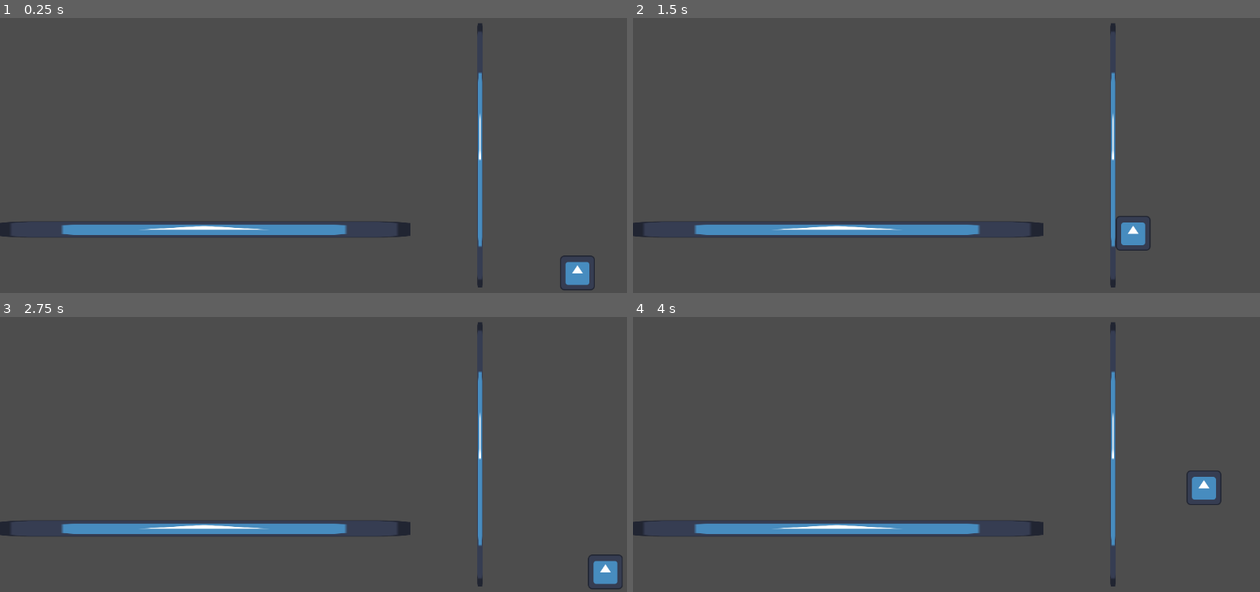
Above: before the commit, frames 1-4 (two rows, left to right).
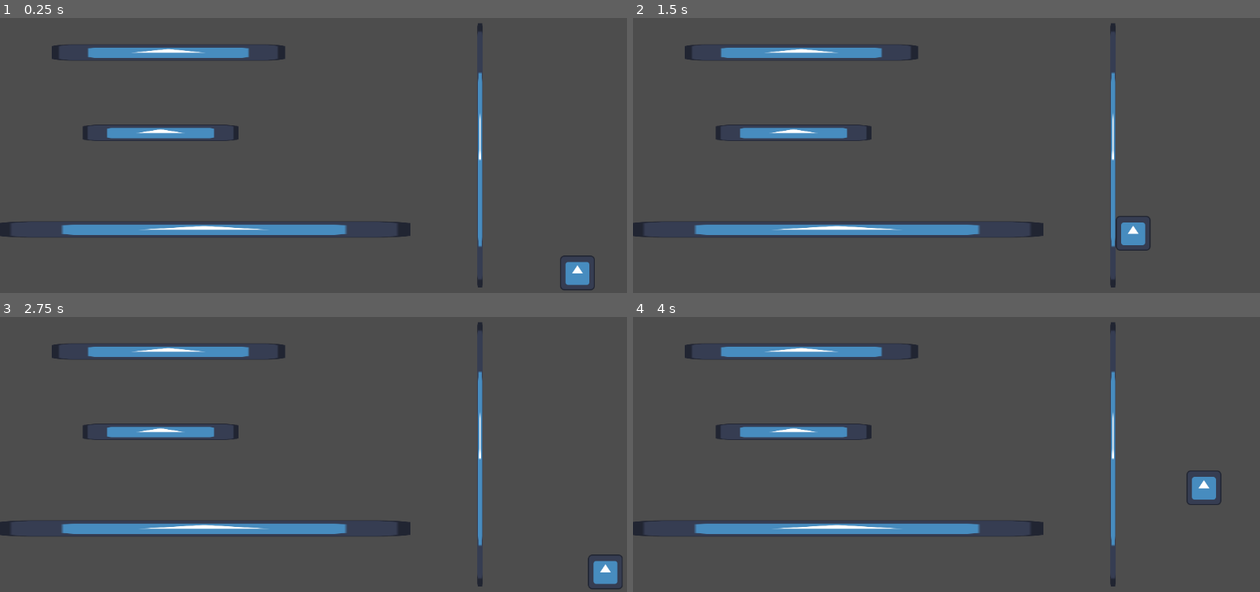
Above: after the commit, the same moments.

Repository: linkman8912/platformer
Game: Godot game, scene res://node_3d.tscn
Same seed, same stepped clock (60 frames per second), same inputs: the game is played once before the commit and once after it. The engine's default icon, where the game draws it, is replaced by a stand-in: a white triangle on a blue panel in a dark square.
Inputs:
- Up to frame 1 (0.25 s): no input
- Up to frame 2 (1.5 s): tap Enter (ui_accept) at 0.5 s; hold Right (Right) from 0.53 s (still down); tap Shift (Dash) at 0.6, 1.35 s; tap Space (Jump) at 0.77 s
- Up to frame 3 (2.75 s): tap Space (Jump) at 1.52 s; release Right (Right) at 2.03 s; hold Left (Left) from 2.03 s (still down); tap Shift (Dash) at 2.1 s
- Up to frame 4 (4 s): tap Enter (ui_accept) at 2.75 s; release Left (Left) at 2.78 s; hold Right (Right) from 2.78 s (still down); tap Shift (Dash) at 2.85, 3.6 s; tap Space (Jump) at 3.02, 3.77 s

The runs differ from the first frame. In frame 1, 2.2% of the frame differs, in the area x 8-46%, y 9-45%; in frame 2, 2.2%; in frame 3, 2.2%; in frame 4, 2.2%.

Commit message:
made walljumping better and made progress towards making dash actually work.

Diff:
--- a/CharacterBody2D.gd
+++ b/CharacterBody2D.gd
@@ -13,8 +13,16 @@
  # Get the gravity from the project settings to be synced with RigidBody nodes.
 var gravity = ProjectSettings.get_setting("physics/2d/default_gravity")
 var direction = Input.get_axis("ui_left", "ui_right")
-var walljumped = 0 # This is the direction of the walljump, between -1 and 1, -1 (and anything below -0.2) being that a wall towards the right was walljumped off of and that the character should move to the left, 1 (and anything above 0.2) being the opposite directon, and 0 (or anything within 0.2 of 0 for bug reasons) being not walljumping. It also acts as the timer for how long the walljump should last, going down by a certain amount each frame.
-var walljumpedLast = 0 # this variable is similar to walljumped in that it uses -1, 0, and 1 for left, right and off, but it stores whatever the most recent walljump that occurs was so that you have to jump off a wall of the opposite side, a workaround because I don't want to figure out the correct speed to move to not be able to wallclimb on a single wall.
+var walljumped = 0 # This is the direction of the walljump, between -1 and 1, -1 (and anything below -0.2)
+# being that a wall towards the right was walljumped off of and that the character should move to the left,
+# 1 (and anything above 0.2) being the opposite directon
+# and 0 (or anything within 0.2 of 0 for bug reasons) being not walljumping.
+#It also acts as the timer for how long the walljump should last
+# going down by a certain amount each frame.
+var walljumpedLast = 0 # this variable is similar to walljumped in that it uses -1, 0, and 1 for left, right and off,
+# but it stores whatever the most recent walljump that occurs was so that you have to jump off a wall of the opposite side,
+# a workaround because I don't want to figure out the correct speed to move
+# so that you can't wallclimb on a single wall.
 var oldYvelocity = 0
 var walljumpY = 600
 var walljumpX = 600
@@ -47,7 +55,7 @@
 #			walljumped = 1
 #		elif onWall == 1:
 #			walljumped = -1
-		elif rayCastLeftNode.is_colliding() or rayCastRightNode.is_colliding():
+		elif (rayCastLeftNode.is_colliding() or rayCastRightNode.is_colliding()) and walljumped == 0:
 			if rayCastLeftNode.is_colliding() and walljumpedLast != 1:
 				velocity.y = -walljumpY
 				walljumped = 1
--- a/node_3d.tscn
+++ b/node_3d.tscn
@@ -7,22 +7,25 @@
 size = Vector2(126, 128)
 
 [sub_resource type="RectangleShape2D" id="RectangleShape2D_7rbqf"]
-size = Vector2(1147, 7)
+size = Vector2(1148.5, 7)
 
 [sub_resource type="RectangleShape2D" id="RectangleShape2D_xku31"]
-size = Vector2(9, 673)
+size = Vector2(9, 647.5)
 
 [sub_resource type="RectangleShape2D" id="RectangleShape2D_0juxp"]
-size = Vector2(8, 671.5)
+size = Vector2(8, 648)
 
 [sub_resource type="RectangleShape2D" id="RectangleShape2D_lhxya"]
-size = Vector2(1173, 5)
+size = Vector2(1158, 5)
 
 [sub_resource type="RectangleShape2D" id="RectangleShape2D_qma2q"]
 size = Vector2(12, 548)
 
 [sub_resource type="RectangleShape2D" id="RectangleShape2D_d708l"]
-size = Vector2(759, 30)
+size = Vector2(761.5, 30)
+
+[sub_resource type="RectangleShape2D" id="RectangleShape2D_pgph2"]
+size = Vector2(288.5, 30)
 
 [node name="Node2D" type="Node2D"]
 position = Vector2(644, 87)
@@ -39,9 +42,11 @@
 shape = SubResource("RectangleShape2D_0xns4")
 
 [node name="RayCastLeft" type="RayCast2D" parent="Character"]
+scale = Vector2(1, 100)
 target_position = Vector2(-70, 0)
 
 [node name="RayCastRight" type="RayCast2D" parent="Character"]
+scale = Vector2(1, 100)
 target_position = Vector2(70, 0)
 
 [node name="Timer" type="Timer" parent="Character"]
@@ -49,19 +54,19 @@
 [node name="WallsAndFloors" type="StaticBody2D" parent="."]
 
 [node name="Floor" type="CollisionShape2D" parent="WallsAndFloors"]
-position = Vector2(-71, 559.5)
+position = Vector2(-71.75, 559.5)
 shape = SubResource("RectangleShape2D_7rbqf")
 
 [node name="FarLeftWall" type="CollisionShape2D" parent="WallsAndFloors"]
-position = Vector2(-650.5, 252)
+position = Vector2(-650.5, 239.25)
 shape = SubResource("RectangleShape2D_xku31")
 
 [node name="FarRightWall" type="CollisionShape2D" parent="WallsAndFloors"]
-position = Vector2(504, 251.75)
+position = Vector2(504, 240)
 shape = SubResource("RectangleShape2D_0juxp")
 
 [node name="Ceiling" type="CollisionShape2D" parent="WallsAndFloors"]
-position = Vector2(-63.5, -82.5)
+position = Vector2(-71, -82.5)
 shape = SubResource("RectangleShape2D_lhxya")
 
 [node name="MidWall" type="CollisionShape2D" parent="WallsAndFloors"]
@@ -82,3 +87,22 @@
 position = Vector2(-1, 1)
 scale = Vector2(5.92188, 0.234375)
 texture = ExtResource("1_tuu3t")
+
+[node name="Platform2" type="CollisionShape2D" parent="WallsAndFloors"]
+position = Vector2(-349.75, 265)
+shape = SubResource("RectangleShape2D_pgph2")
+
+[node name="Sprite2D" type="Sprite2D" parent="WallsAndFloors/Platform2"]
+position = Vector2(0.750015, 1)
+scale = Vector2(2.23438, 0.234375)
+texture = ExtResource("1_tuu3t")
+
+[node name="Platform3" type="CollisionShape2D" parent="WallsAndFloors"]
+position = Vector2(-335.75, 117)
+scale = Vector2(1.5, 1)
+shape = SubResource("RectangleShape2D_pgph2")
+
+[node name="Sprite2D" type="Sprite2D" parent="WallsAndFloors/Platform3"]
+position = Vector2(0.750015, 1)
+scale = Vector2(2.23438, 0.234375)
+texture = ExtResource("1_tuu3t")
Not shown, added: export_presets.cfg
Not shown: 1 places in node_3d.tscn that only renumber resources
